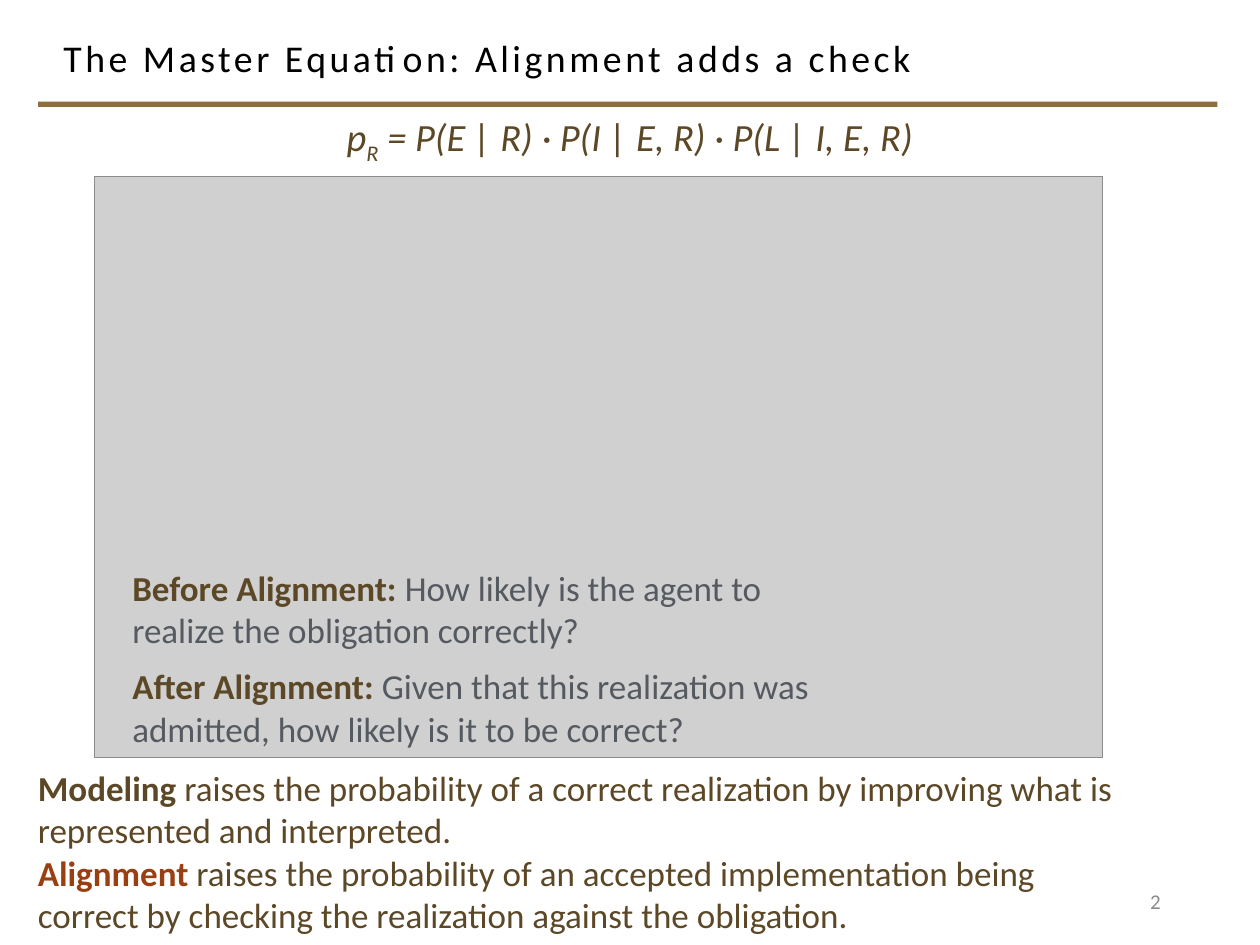
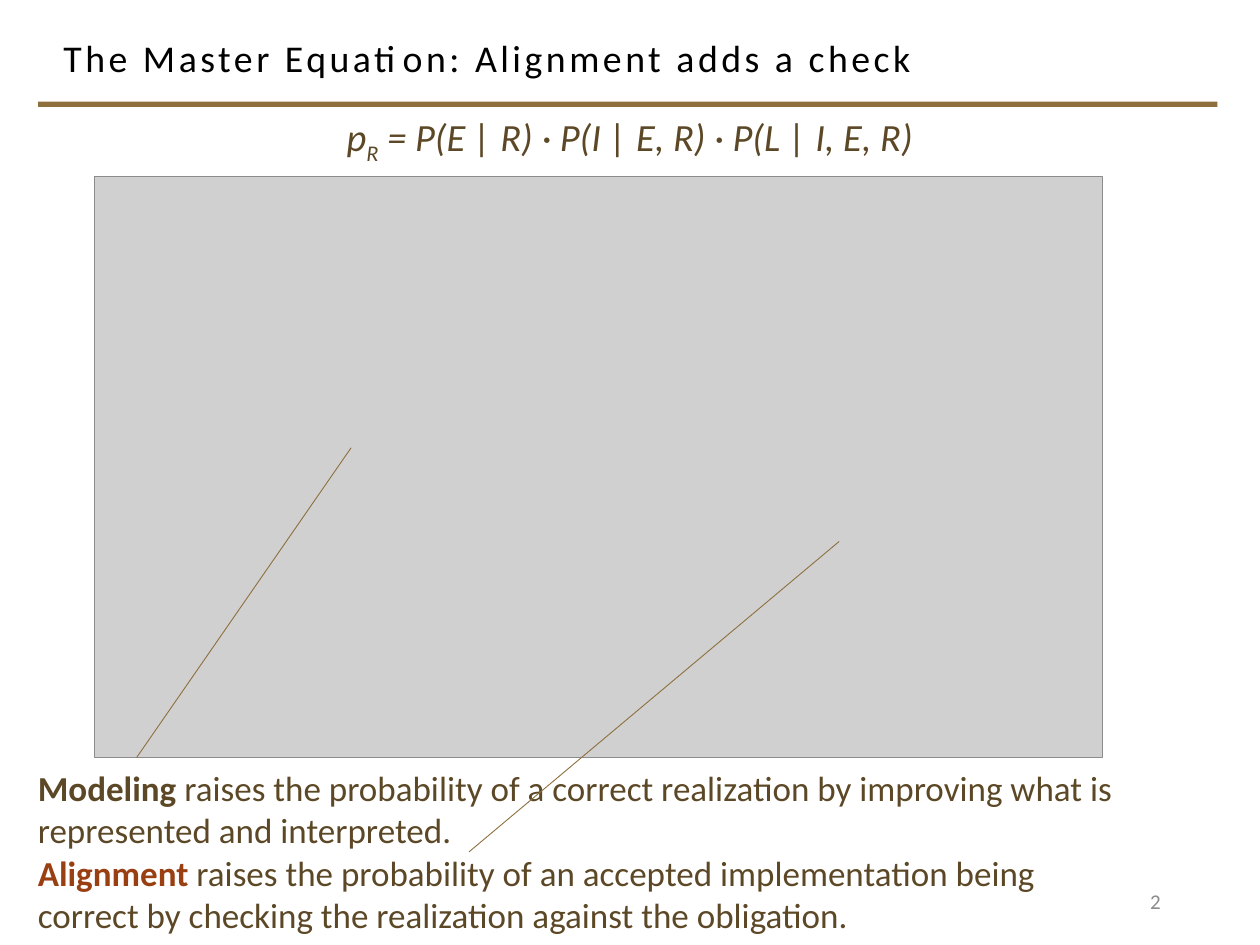
Before and after one commit to davisjam/model-based-agentic-software-engineering, a slide deck: slide 2 of course/lectures/act-2-delegation-and-control/03-alignment/2-3-Alignment.pptx. Drawn at 1260x945 pixels with LibreOffice and Linux fonts; fonts in the diff are those of the drawing; grey boxes stand for pictures; background and template pictures are left out. Boxes give left, top, right and bottom in pixels: in the first picture for what was removed or moved away, otherwise in the second. Text is boxed around its words. In the diff, an @@ line names an element or a change of style, - is before the commit and + after.

```diff
--- a/course/lectures/act-2-delegation-and-control/03-alignment/2-3-Alignment.pptx
+++ b/course/lectures/act-2-delegation-and-control/03-alignment/2-3-Alignment.pptx
@@ line added from (137, 757) to (352, 447), #8E6F3E 0.5 pt @@
@@ line added from (469, 852) to (839, 542), #8E6F3E 0.5 pt @@
@@ text removed at (x1=132, y1=576, x2=808, y2=748) @@
-Before Alignment: How likely is the agent to realize the obligation correctly?
-After Alignment: Given that this realization was admitted, how likely is it to be correct?
```
Also in this commit, not shown: 22 other slides changed, 1 slide removed, 1 other file.
